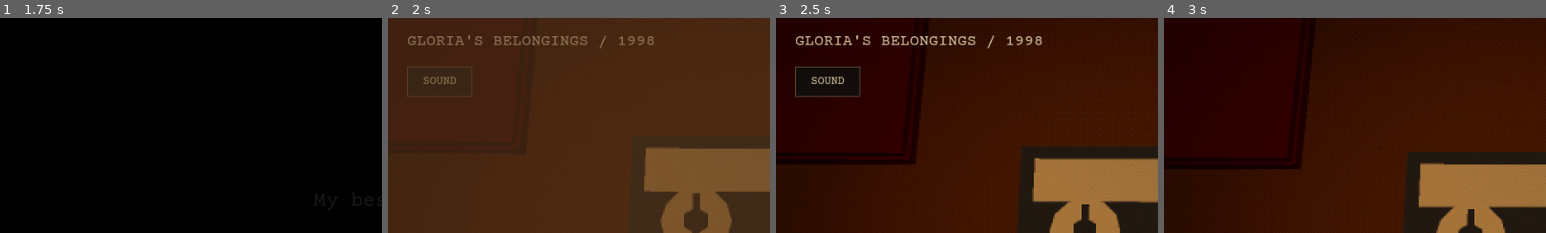
Above: before the commit, frames 1-4 (left to right).
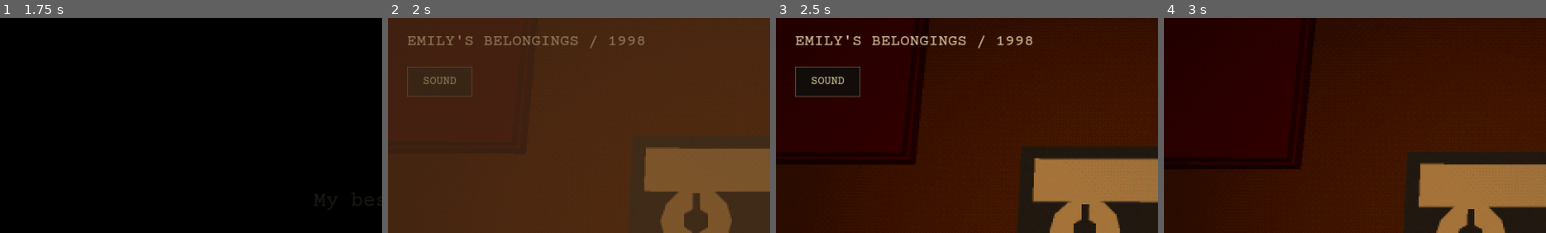
Above: after the commit, the same moments.

Repository: ABPaladin/Cassette-LD60
Game: Godot game, scene res://scenes/game.tscn
Same seed, same stepped clock (60 frames per second), same inputs: the game is played once before the commit and once after it. Sound files missing from this copy of the repository are replaced by a short silence.
Inputs (mouse positions are % of the whole screen's width and height, from its top left):
- Up to frame 1 (1.75 s): click "START" at 0.5 s; click "SKIP" at 1.25 s
- Up to frame 2 (2 s): no input
- Up to frame 3 (2.5 s): tap Enter at 2 s; move the mouse to (72, 45) at 2.02 s; hold D from 2.03 s (still down); tap B at 2.1 s; click (72, 45) at 2.17 s; tap Space at 2.27 s
- Up to frame 4 (3 s): release D at 2.75 s; click "DEBUG: ENDING [F9]" at 2.75 s
The pictures show only the part of the screen within x 0-50%, y 0-50%; the shares and areas given below are measured in that part.

Frame 1 is identical in both runs. In frame 2, 1.0% of the frame differs, in the area x 5-70%, y 8-15%; in frame 3, 1.4%; in frame 4, nothing differs.

Commit message:
Rename player-facing Gloria references to Emily without moving artwork

Diff:
--- a/resources/pages/notes.tres
+++ b/resources/pages/notes.tres
@@ -2,5 +2,5 @@
 [ext_resource type="Script" path="res://scripts/book_page.gd" id="1"]
 [resource]
 script = ExtResource("1")
-title = "Gloria's notes"
+title = "Emily's notes"
 text = "October, 1998\n\nRemember to call.\nBring the notebook.\n\n    /\_/\\\n   ( o.o )\n    > ^ <\n\n[temporary page]"
--- a/resources/test_tape.tres
+++ b/resources/test_tape.tres
@@ -5,6 +5,6 @@
 script = ExtResource("1")
 recording = ExtResource("2")
 simulated_duration = 180.0
-label = "GLORIA / SIDE A"
+label = "EMILY / SIDE A"
 regions = Array[Dictionary]([{"id": "development_region", "start": 30.0, "end": 36.0}])
 timestamps = Array[Dictionary]([{"id": "development_mark", "time": 60.0}])
--- a/scripts/fragment_panel.gd
+++ b/scripts/fragment_panel.gd
@@ -17,7 +17,7 @@
 	var column := VBoxContainer.new()
 	column.add_theme_constant_override("separation",14)
 	add_child(column)
-	UI.label(column,"RECOVERED WORDS / GLORIA'S TAPE",22)
+	UI.label(column,"RECOVERED WORDS / EMILY'S TAPE",22)
 	UI.label(column,"Choose a position, then a recovered fragment. Listen again if needed.",16)
 	choices = HBoxContainer.new()
 	column.add_child(choices)
--- a/scripts/intro_sequence.gd
+++ b/scripts/intro_sequence.gd
@@ -1,7 +1,7 @@
 extends Control
 signal finished
 @export var characters_per_second := 34.0
-@export var lines: PackedStringArray = ["My best friend Gloria died not long ago.", "They said she took her own life.", "I brought some of her belongings home.", "But something doesn't feel right.", "I need to know what really happened."]
+@export var lines: PackedStringArray = ["My best friend Emily died not long ago.", "They said she took her own life.", "I brought some of her belongings home.", "But something doesn't feel right.", "I need to know what really happened."]
 const UI = preload("res://scripts/ui_style.gd")
 var line_index := 0
 var progress := 0.0
--- a/scripts/tabletop.gd
+++ b/scripts/tabletop.gd
@@ -30,7 +30,7 @@
 	ending.finished.connect(func(): return_to_menu.emit())
 	ending.stage_changed.connect(_ending_audio)
 	inspector.selection_changed.connect(_selection_changed)
-	inspector.hover_changed.connect(func(object): title.text = object.display_name if object != null else "GLORIA'S BELONGINGS / 1998")
+	inspector.hover_changed.connect(func(object): title.text = object.display_name if object != null else "EMILY'S BELONGINGS / 1998")
 	_setup_investigation()
 	var audio = get_node_or_null("/root/AudioManager")
 	if audio != null: audio.start_room($Objects/Cassette/TapeAudioController)
@@ -109,7 +109,7 @@
 	ui.mouse_filter = Control.MOUSE_FILTER_IGNORE
 	ui.theme = UI.make_theme()
 	layer.add_child(ui)
-	title = UI.label(ui, "GLORIA'S BELONGINGS / 1998", 20)
+	title = UI.label(ui, "EMILY'S BELONGINGS / 1998", 20)
 	title.position = Vector2(24, 18)
 	instructions = UI.label(ui, "Click an object to inspect it.", 16)
 	instructions.position = Vector2(24, 506)
@@ -141,7 +141,7 @@
 	timeline.visible = object != null and object.object_id == "cassette"
 	for child in actions.get_children(): child.queue_free()
 	if object == null:
-		title.text = "GLORIA'S BELONGINGS / 1998"
+		title.text = "EMILY'S BELONGINGS / 1998"
 		instructions.text = "Click an object to inspect it."
 		return
 	title.text = object.display_name
--- a/scripts/tape_data.gd
+++ b/scripts/tape_data.gd
@@ -3,7 +3,7 @@
 @export var recording: AudioStream
 @export_file("*.wav", "*.ogg", "*.mp3") var recording_path := ""
 @export var simulated_duration := 180.0
-@export var label := "GLORIA / SIDE A"
+@export var label := "EMILY / SIDE A"
 @export var regions: Array[Dictionary] = []
 @export var timestamps: Array[Dictionary] = []
 @export var pitch := 1.0
Not shown, changed: DEVELOPMENT.md
Not shown, changed: RELEASE.md
Not shown, changed: assets/audio/README.md
Not shown, changed: assets/sketchbook/README.md
